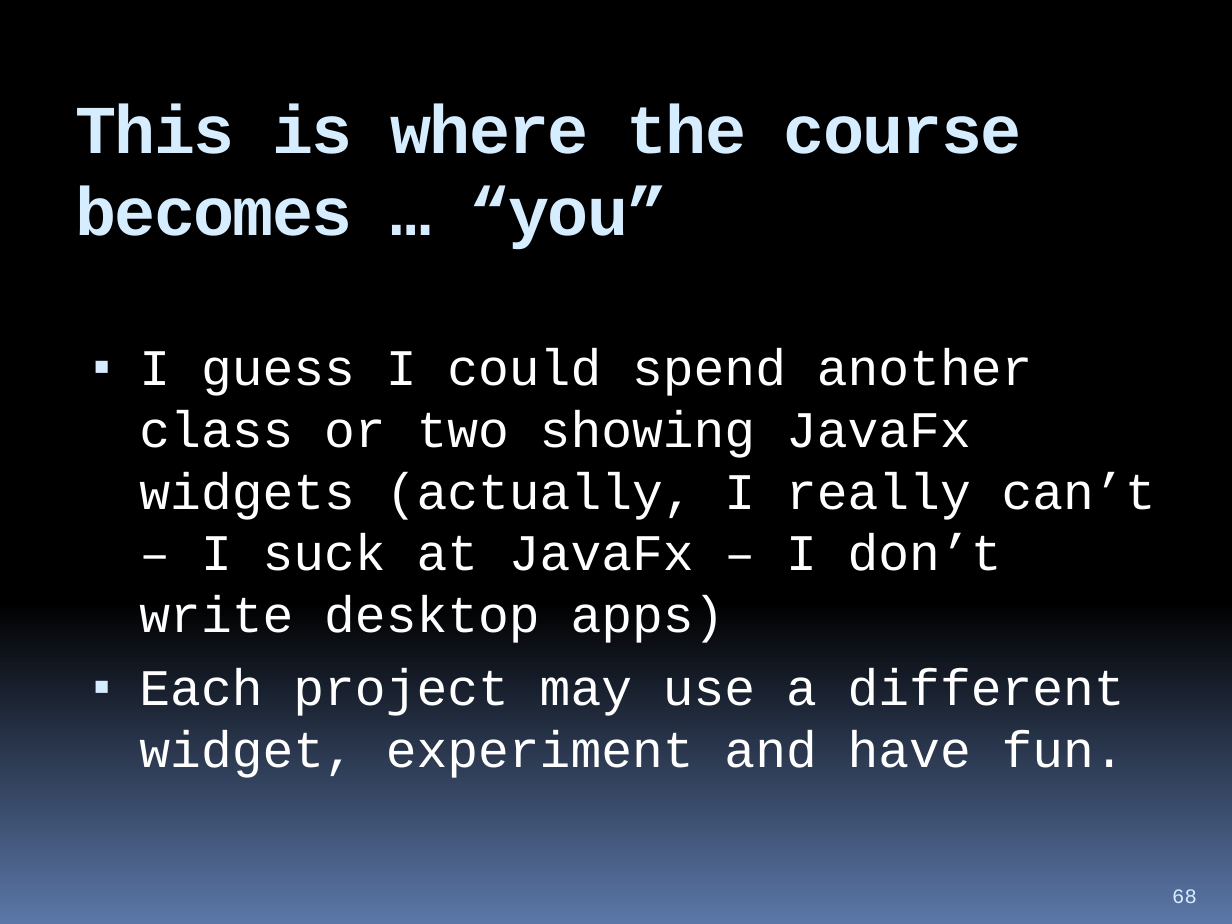
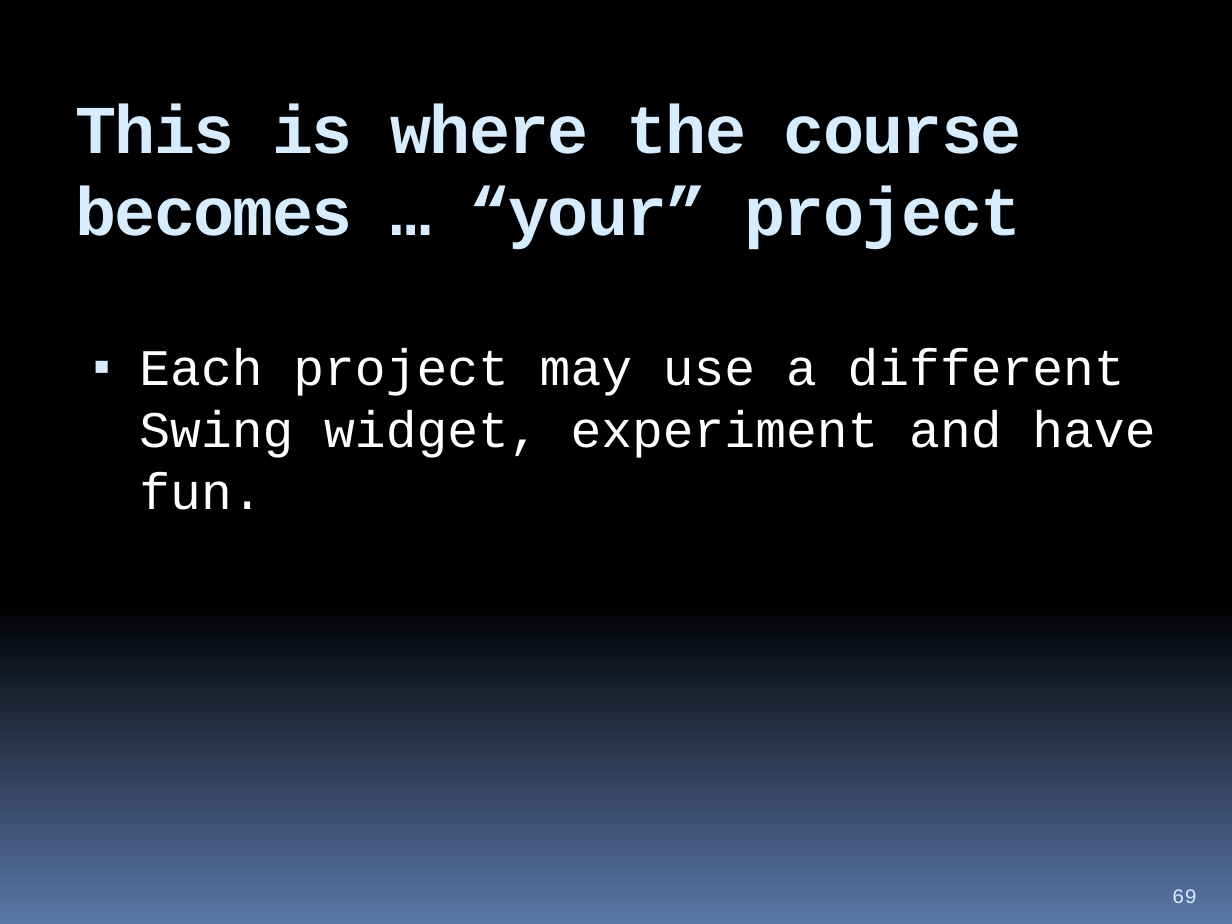
Before and after one commit to hchan/comp2613, a slide deck: slide 69 of coursePresentation.pptx (slide 68 before the commit). Drawn at 1232x924 pixels with LibreOffice and Linux fonts; fonts in the diff are those of the drawing. Boxes give left, top, right and bottom in pixels: in the first picture for what was removed or moved away, otherwise in the second. Text is boxed around its words. In the diff, an @@ line names an element or a change of style, - is before the commit and + after.

```diff
--- a/coursePresentation.pptx
+++ b/coursePresentation.pptx
@@ title at box(76, 104, 1022, 250): text changed @@
-This is where the course becomes … “you”
+This is where the course becomes … “your” project
@@ text at box(139, 348, 1155, 510): text changed @@
-▪ I guess I could spend another class or two showing JavaFx widgets (actually, I really can’t – I suck at JavaFx – I don’t write desktop apps)
-▪ Each project may use a different widget, experiment and have fun.
+▪ Each project may use a different Swing widget, experiment and have fun.
@@ page number at box(1172, 889, 1197, 903): text changed @@
-68
+69
```
Also in this commit, not shown: 11 other slides changed, 2 slides added, 11 slides removed, 3 other files.
